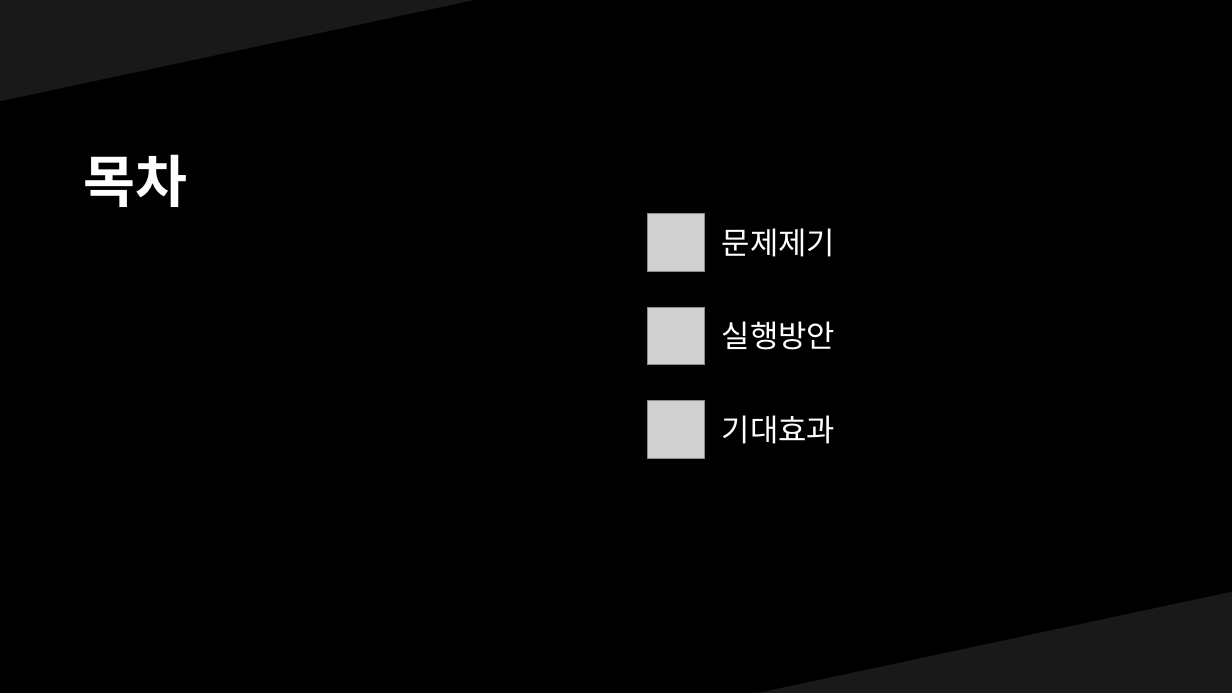
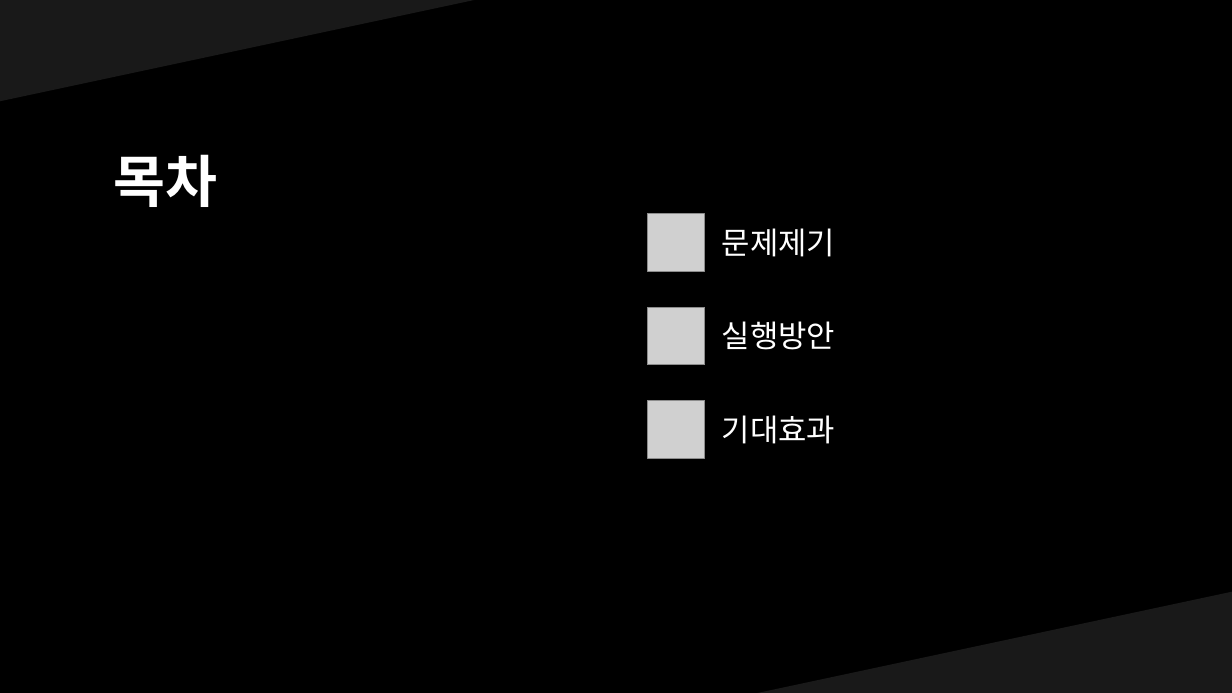
Before and after one commit to kyunakim/crawling-project, a slide deck: slide 2 of 청소년도박_PPT.pptx. Drawn at 1232x693 pixels with LibreOffice and Linux fonts; fonts in the diff are those of the drawing; grey boxes stand for pictures. Boxes give left, top, right and bottom in pixels: in the first picture for what was removed or moved away, otherwise in the second. Text is boxed around its words. In the diff, an @@ line names an element or a change of style, - is before the commit and + after.

```diff
--- a/청소년도박_PPT.pptx
+++ b/청소년도박_PPT.pptx
@@ text "목차": place and size @@
-text "목차" at bbox=[84, 154, 188, 207]
+text "목차" at bbox=[114, 154, 218, 207]
```
Also in this commit, not shown: 2 other slides changed.
